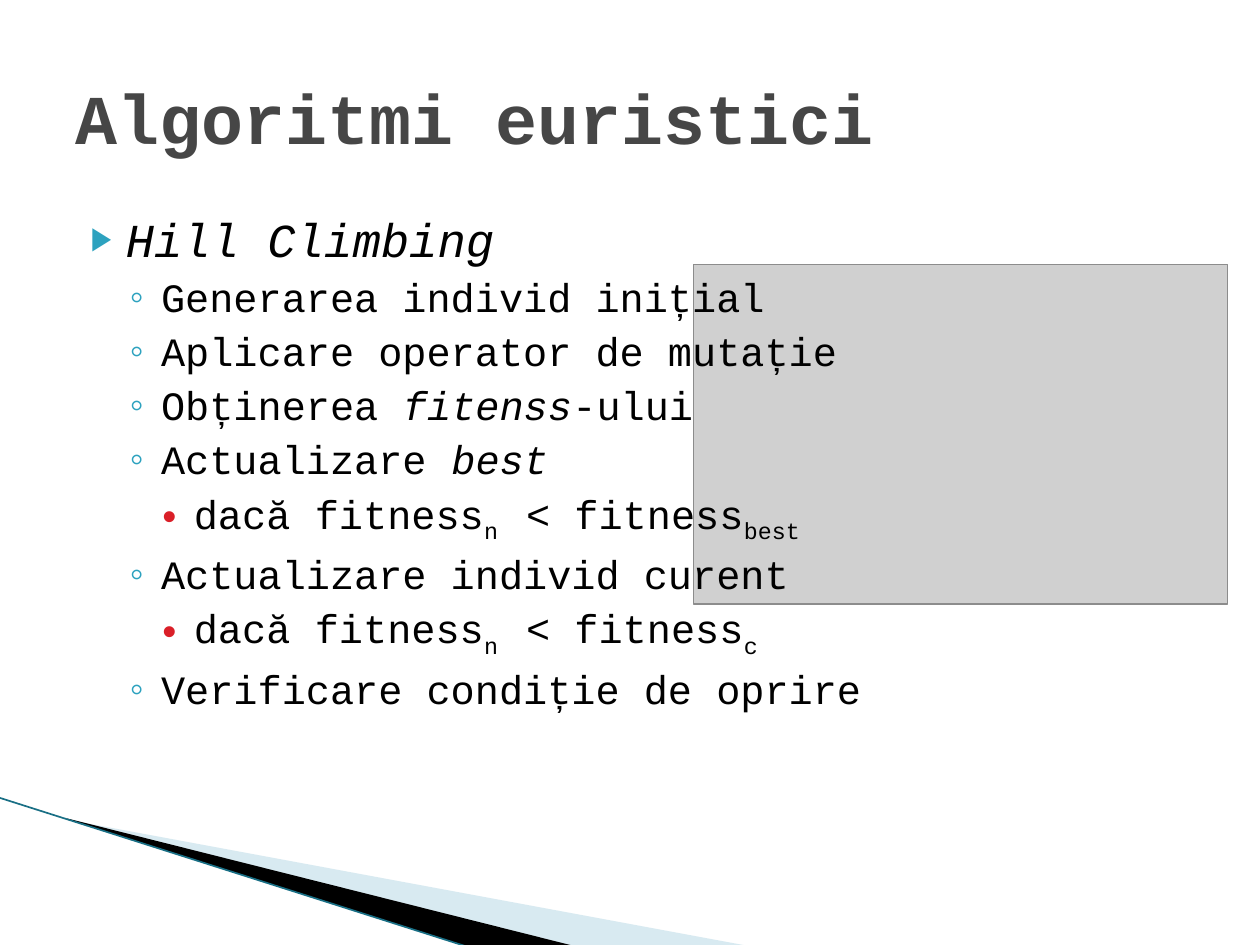
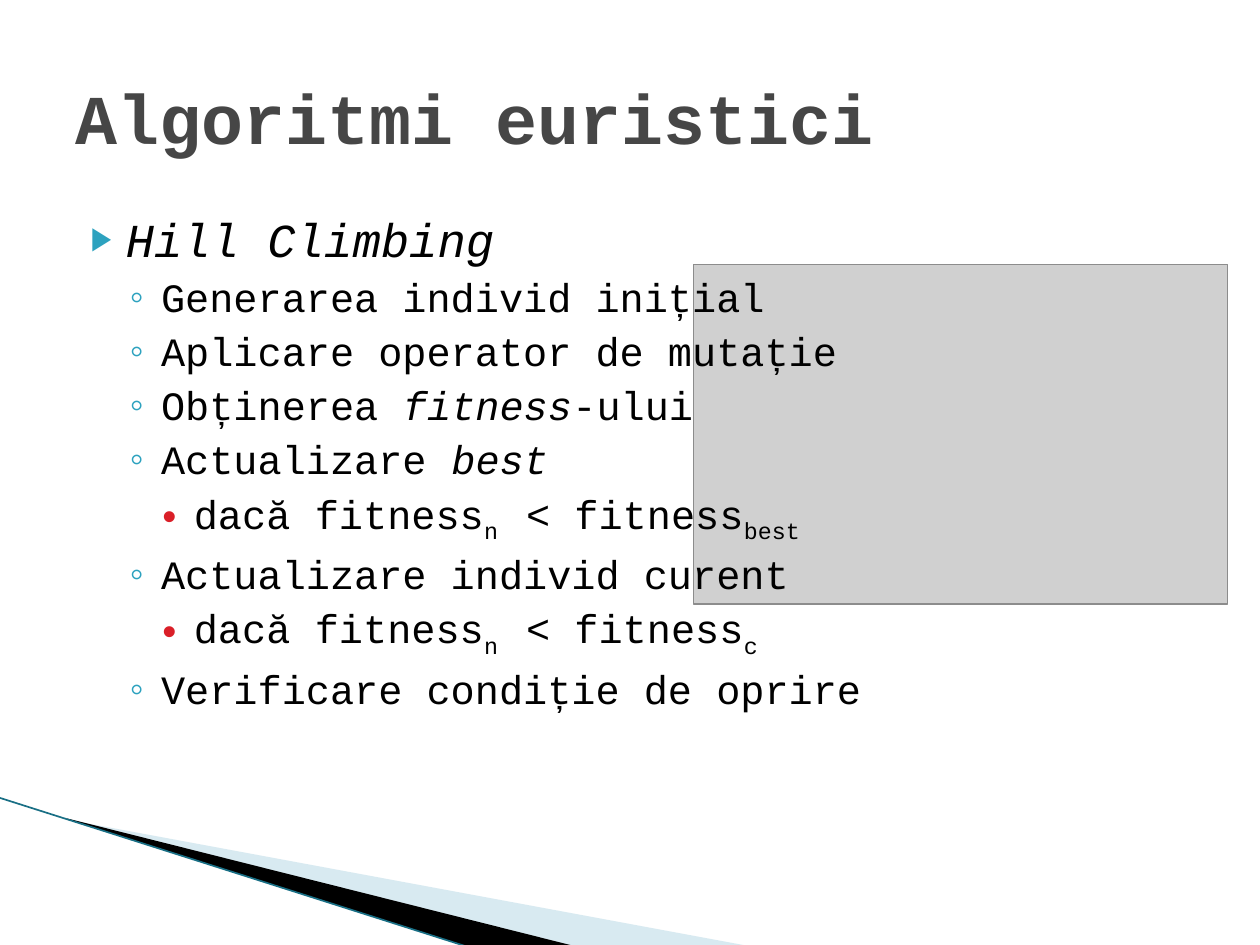
Before and after one commit to Pauss/QR_SearchingAlgorithm, a slide deck: slide 9 of docs/Prezentare_licenta.pptx. Drawn at 1260x945 pixels with LibreOffice and Linux fonts; fonts in the diff are those of the drawing; grey boxes stand for pictures; background and template pictures are left out. Boxes give left, top, right and bottom in pixels: in the first picture for what was removed or moved away, otherwise in the second. Text is boxed around its words. In the diff, an @@ line names an element or a change of style, - is before the commit and + after.

Commit message:
finished presentation

```diff
--- a/docs/Prezentare_licenta.pptx
+++ b/docs/Prezentare_licenta.pptx
@@ text at bbox=[161, 391, 693, 429]: text changed @@
-  ◦ Obținerea fitenss-ului
+  ◦ Obținerea fitness-ului
```
